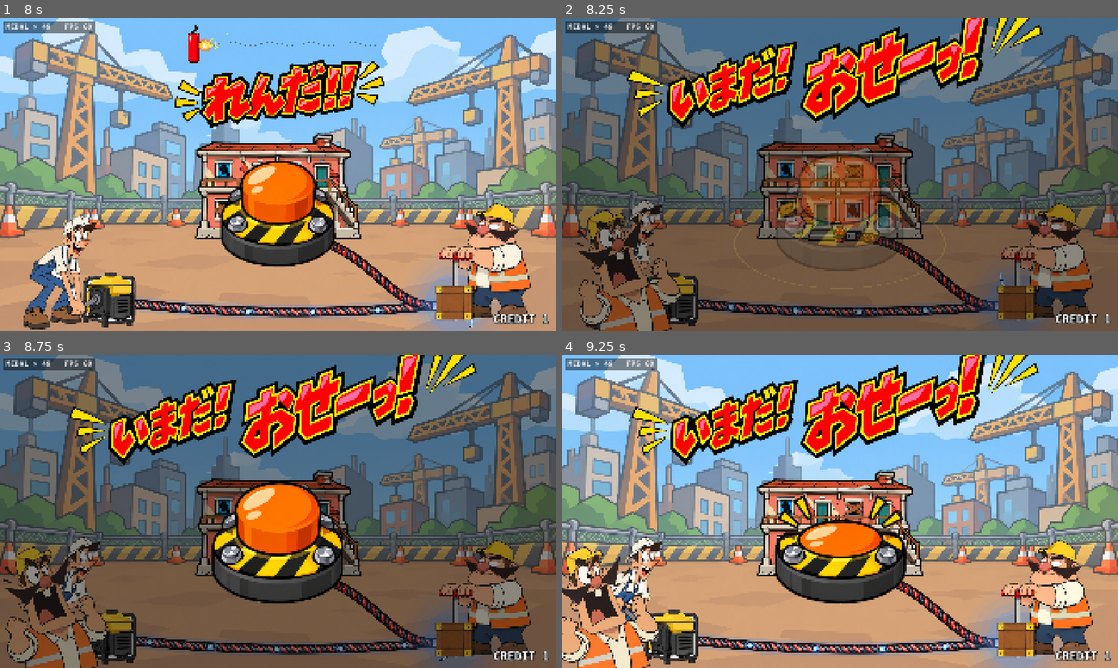
Above: before the commit, frames 1-4 (two rows, left to right).
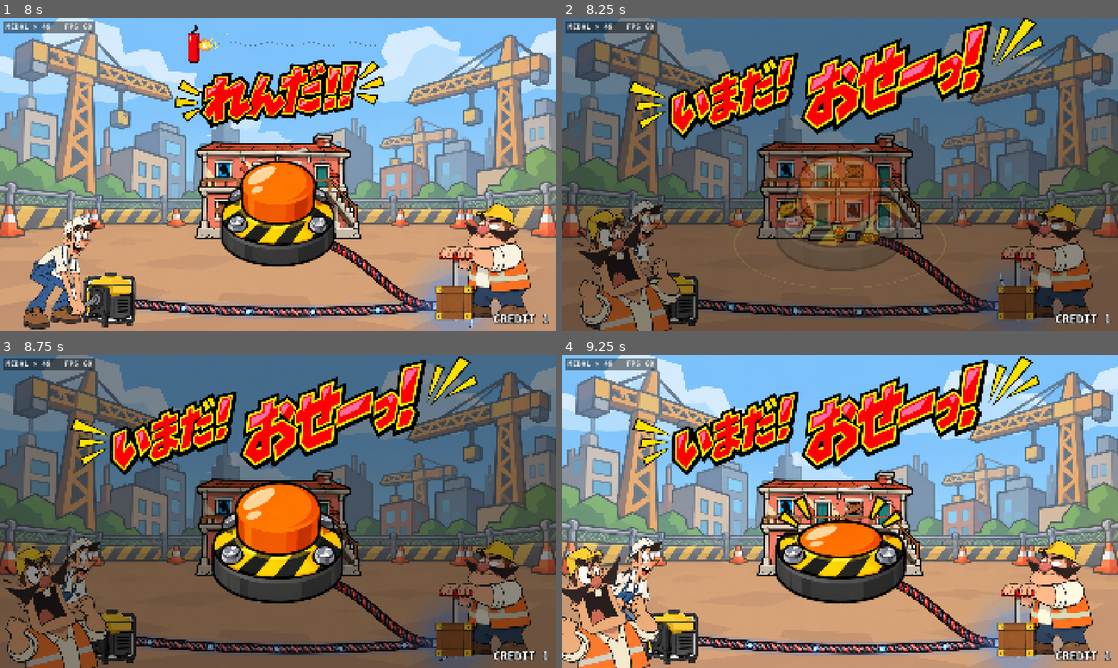
Above: after the commit, the same moments.

Repository: THEToilet/jari-medal-godot
Game: Godot game, scene res://scenes/main.tscn
Two runs of this game, one before a commit and one after it. Both use one fixed random seed, a clock stepped at 60 frames per second and the inputs below.
Inputs (mouse positions are in pixels of both pictures, inside the frame that each line leads up to):
- Up to frame 1 (8 s): tap Enter at 0.5, 2.1, 4.35, 6.6 s; move the mouse to (400, 158) at 0.52 s; hold C (coin) 0.53-1.28 s; click (400, 158) at 0.67 s; move the mouse to (166, 190) at 1.27 s; tap Space (tap) at 1.35, 5.85 s; click (166, 190) at 1.42 s; move the mouse to (333, 105) at 2.02 s; click (333, 105) at 2.17 s; move the mouse to (250, 237) at 2.77 s; tap C (coin) at 2.85, 7.35 s; click (250, 237) at 2.92 s; move the mouse to (444, 221) at 3.52 s; hold Space (tap) 3.53-4.28 s; click (444, 221) at 3.67 s; move the mouse to (111, 127) at 4.27 s; click (111, 127) at 4.42 s; move the mouse to (305, 174) at 5.02 s; hold C (coin) 5.03-5.78 s; click (305, 174) at 5.17 s; move the mouse to (194, 96) at 5.77 s; click (194, 96) at 5.92 s; move the mouse to (400, 158) at 6.52 s; click (400, 158) at 6.67 s; move the mouse to (166, 190) at 7.27 s; click (166, 190) at 7.42 s
- Up to frame 2 (8.25 s): move the mouse to (895, 105) at 8.02 s; hold Space (tap) from 8.03 s (still down); click (895, 105) at 8.17 s
- Up to frame 3 (8.75 s): keep holding Space (tap)
- Up to frame 4 (9.25 s): move the mouse to (812, 574) at 8.77 s; release Space (tap) at 8.78 s; tap Enter at 8.85 s; click (812, 574) at 8.92 s

Frame 1 is identical in both runs. In frame 2, 11% of the frame differs, in the area x 11-87%, y 0-39%; in frame 3, 11%; in frame 4, 11%.

Commit message:
「いまだ！おせーっ！」の上端が切れないよう少し下げる
Co-Authored-By: Claude Opus 5.5 <noreply@anthropic.com>
Claude-Session: https://claude.ai/code/session_01EELGvtKJpMHAwYAc1xVS7Q

Diff:
--- a/scripts/demolition_cabinet.gd
+++ b/scripts/demolition_cabinet.gd
@@ -1954,7 +1954,7 @@
 		lbl_big.text = ""
 		big_img.texture = _text_img[key]
 		var h: float = {"boom": 420.0, "push": 320.0}.get(key, 300.0)
-		var cy: float = {"push": -10.0}.get(key, 110.0)   # 画面の上のほう、ボタンにかぶらない高さに
+		var cy: float = {"push": 30.0}.get(key, 110.0)   # 画面の上のほう、ボタンにかぶらない高さに
 		big_img.size = Vector2(h * big_img.texture.get_width() / big_img.texture.get_height(), h)
 		big_img.position = Vector2(900.0 - big_img.size.x / 2.0, cy - h / 2.0)
 		big_img.visible = true
